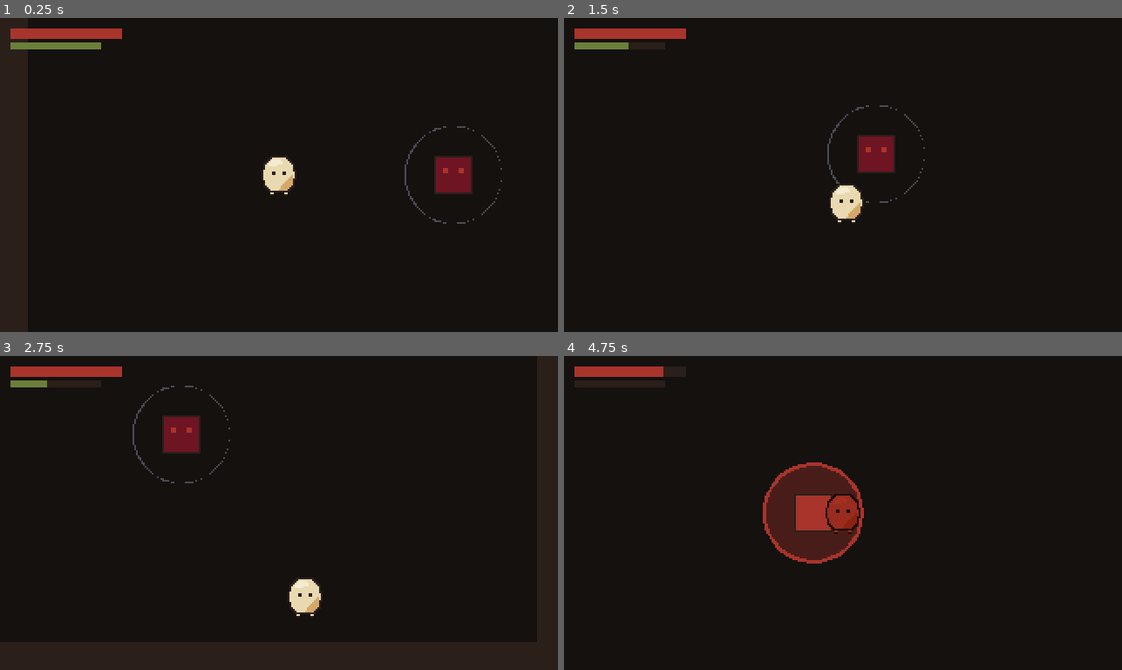
Above: before the commit, frames 1-4 (two rows, left to right).
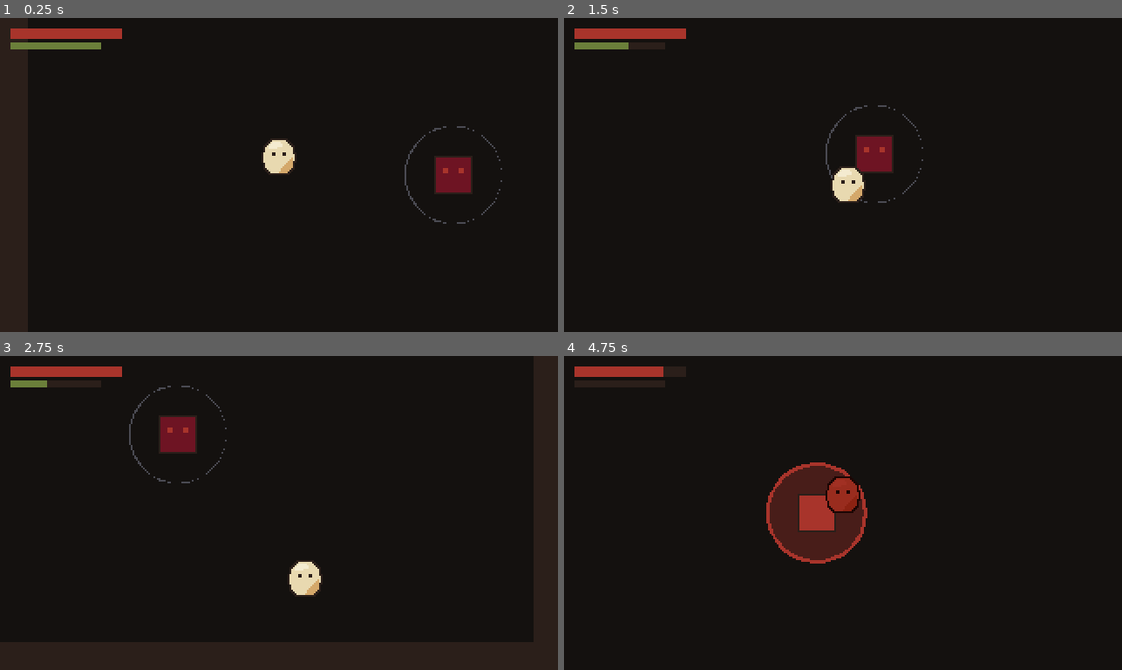
Above: after the commit, the same moments.

Repository: devkhongluong/eggworld
Game: Godot game, scene res://scenes/levels/test_arena.tscn
Same seed, same stepped clock (60 frames per second), same inputs: the game is played once before the commit and once after it.
Inputs:
- Up to frame 1 (0.25 s): no input
- Up to frame 2 (1.5 s): tap Enter at 0.5 s; hold D (move_right) 0.53-1.28 s; tap Space (dodge) at 0.6, 1.35 s; hold S (move_down) from 1.28 s (still down)
- Up to frame 3 (2.75 s): release S (move_down) at 2.03 s; hold D (move_right) from 2.03 s (still down); tap Space (dodge) at 2.1 s
- Up to frame 4 (4.75 s): release D (move_right) at 2.78 s; hold W (move_up) 2.78-3.53 s; tap Space (dodge) at 2.85, 3.6, 4.35 s; hold A (move_left) from 3.53 s (still down)

The runs differ from the first frame. In frame 1, 0.7% of the frame differs, in the area x 47-53%, y 38-57%; in frame 2, 1.0%; in frame 3, 1.2%; in frame 4, 1.5%, in the area x 35-55%, y 33-67%.

Commit message:
feat(combat): standardize player collision to 10x6 and hurtbox to 10x14 from stats.json and update dummy enemy hurtbox targeting

Diff:
--- a/data/stats.json
+++ b/data/stats.json
@@ -17,7 +17,15 @@
     "dodge_cooldown": 0.2,
     "dodge_stamina_cost": 20.0,
     "stamina_recovery_rate": 30.0,
-    "stamina_recovery_delay": 0.35
+    "stamina_recovery_delay": 0.35,
+    "collision_size": [10.0, 6.0],
+    "collision_offset": [0.0, -3.0],
+    "hurtbox_size": [10.0, 14.0],
+    "hurtbox_offset": [0.0, -10.0],
+    "attack_combo_damage": [15, 18, 28],
+    "attack_cooldowns": [0.15, 0.15, 0.45],
+    "combo_window": 0.55,
+    "attack_stamina_costs": [10.0, 12.0, 18.0]
   },
   "dummy_enemy": {
     "max_hp": 50,
--- a/scenes/player/player.tscn
+++ b/scenes/player/player.tscn
@@ -3,13 +3,11 @@
 [ext_resource type="Script" path="res://scripts/player/player.gd" id="1_player"]
 [ext_resource type="Script" path="res://scripts/player/egg_visual.gd" id="2_visual"]
 
-[sub_resource type="CapsuleShape2D" id="CapsuleShape2D_body"]
-radius = 7.0
-height = 18.0
+[sub_resource type="RectangleShape2D" id="RectangleShape2D_col"]
+size = Vector2(10, 6)
 
-[sub_resource type="CapsuleShape2D" id="CapsuleShape2D_hurt"]
-radius = 8.0
-height = 20.0
+[sub_resource type="RectangleShape2D" id="RectangleShape2D_hurt"]
+size = Vector2(10, 14)
 
 [node name="Player" type="CharacterBody2D" groups=["player"]]
 collision_layer = 1
@@ -17,7 +15,8 @@
 script = ExtResource("1_player")
 
 [node name="CollisionShape2D" type="CollisionShape2D" parent="."]
-shape = SubResource("CapsuleShape2D_body")
+position = Vector2(0, -3)
+shape = SubResource("RectangleShape2D_col")
 
 [node name="EggVisual" type="Node2D" parent="."]
 script = ExtResource("2_visual")
@@ -27,4 +26,5 @@
 collision_mask = 0
 
 [node name="CollisionShape2D" type="CollisionShape2D" parent="Hurtbox"]
-shape = SubResource("CapsuleShape2D_hurt")
+position = Vector2(0, -10)
+shape = SubResource("RectangleShape2D_hurt")
--- a/scripts/combat/dummy_enemy.gd
+++ b/scripts/combat/dummy_enemy.gd
@@ -90,11 +90,13 @@
 
 	var overlapping_areas := attack_area.get_overlapping_areas()
 	for area in overlapping_areas:
-		var parent: Node = area.get_parent()
-		if parent != null and parent.has_method("receive_hit"):
-			has_resolved_player_this_attack = true
-			parent.receive_hit(damage, self)
-			break
+		# Chỉ kiểm tra va chạm với Hurtbox, không tương tác với thân vật lý
+		if area.name == "Hurtbox":
+			var parent: Node = area.get_parent()
+			if parent != null and parent.has_method("receive_hit"):
+				has_resolved_player_this_attack = true
+				parent.receive_hit(damage, self)
+				break
 
 func end_attack() -> void:
 	current_state = State.RECOVERY
--- a/scripts/player/egg_visual.gd
+++ b/scripts/player/egg_visual.gd
@@ -1,54 +1,54 @@
 extends Node2D
 
 # Vẽ hình khối tạm của Trứng theo GDD Mục 2, Mục 3 & Mục 4.1:
-# - Thân cao ~20 px, rộng ~16 px
+# - Điểm neo chân tại y = 0 (tọa độ chân chạm đất)
+# - Thân cao ~20 px, rộng ~16 px (từ y = -20 đến y = 0)
 # - Viền Nâu Hầm (NAU_HAM)
 # - Vỏ chính Giấy Da (GIAY_DA)
 # - Vùng sáng Kem (KEM) ở trên-trái
 # - Vùng tối Cát (CAT) ở dưới-phải
-# - Hai mắt chấm Nâu Hầm (NAU_HAM)
-# - Chân tay mảnh
+# - Hai mắt chấm Nâu Hầm (NAU_HAM) ở khoảng 40% tính từ đỉnh (y = -12)
 
 func _draw() -> void:
-	# 1. Chân tạm (mảnh khảnh)
-	draw_rect(Rect2(-5, 8, 2, 4), Palette.NAU_HAM)
-	draw_rect(Rect2(3, 8, 2, 4), Palette.NAU_HAM)
-	draw_rect(Rect2(-5, 8, 2, 3), Palette.GIAY_DA)
-	draw_rect(Rect2(3, 8, 2, 3), Palette.GIAY_DA)
+	# 1. Chân tạm (sát đất y = 0)
+	draw_rect(Rect2(-5, -2, 2, 2), Palette.NAU_HAM)
+	draw_rect(Rect2(3, -2, 2, 2), Palette.NAU_HAM)
+	draw_rect(Rect2(-5, -2, 2, 1), Palette.GIAY_DA)
+	draw_rect(Rect2(3, -2, 2, 1), Palette.GIAY_DA)
 
-	# 2. Viền ngoài quả trứng (Nâu Hầm)
+	# 2. Viền ngoài quả trứng (Nâu Hầm) từ y = -21 đến y = -1
 	var outline_points: PackedVector2Array = PackedVector2Array([
-		Vector2(-5, -11), Vector2(5, -11),
-		Vector2(9, -6), Vector2(10, 0), Vector2(9, 6),
-		Vector2(6, 10), Vector2(-6, 10),
-		Vector2(-9, 6), Vector2(-10, 0), Vector2(-9, -6)
+		Vector2(-5, -21), Vector2(5, -21),
+		Vector2(9, -16), Vector2(10, -10), Vector2(9, -4),
+		Vector2(6, 0), Vector2(-6, 0),
+		Vector2(-9, -4), Vector2(-10, -10), Vector2(-9, -16)
 	])
 	draw_colored_polygon(outline_points, Palette.NAU_HAM)
 
-	# 3. Lõi thân vỏ trứng (Giấy Da)
+	# 3. Lõi thân vỏ trứng (Giấy Da) từ y = -20 đến y = -1
 	var body_points: PackedVector2Array = PackedVector2Array([
-		Vector2(-4, -10), Vector2(4, -10),
-		Vector2(8, -5), Vector2(9, 0), Vector2(8, 5),
-		Vector2(5, 9), Vector2(-5, 9),
-		Vector2(-8, 5), Vector2(-9, 0), Vector2(-8, -5)
+		Vector2(-4, -20), Vector2(4, -20),
+		Vector2(8, -15), Vector2(9, -10), Vector2(8, -5),
+		Vector2(5, -1), Vector2(-5, -1),
+		Vector2(-8, -5), Vector2(-9, -10), Vector2(-8, -15)
 	])
 	draw_colored_polygon(body_points, Palette.GIAY_DA)
 
 	# 4. Vùng tối dưới-phải (Cát)
 	var shadow_points: PackedVector2Array = PackedVector2Array([
-		Vector2(3, 4), Vector2(8, 0), Vector2(8, 5),
-		Vector2(5, 9), Vector2(0, 9)
+		Vector2(3, -6), Vector2(8, -10), Vector2(8, -5),
+		Vector2(5, -1), Vector2(0, -1)
 	])
 	draw_colored_polygon(shadow_points, Palette.CAT)
 
 	# 5. Vùng sáng trên-trái (Kem)
 	var highlight_points: PackedVector2Array = PackedVector2Array([
-		Vector2(-3, -9), Vector2(1, -9),
-		Vector2(3, -7), Vector2(-2, -5),
-		Vector2(-6, -5), Vector2(-6, -7)
+		Vector2(-3, -19), Vector2(1, -19),
+		Vector2(3, -17), Vector2(-2, -15),
+		Vector2(-6, -15), Vector2(-6, -17)
 	])
 	draw_colored_polygon(highlight_points, Palette.KEM)
 
-	# 6. Hai chấm mắt Nâu Hầm (1-2 px)
-	draw_rect(Rect2(-4, -2, 2, 2), Palette.NAU_HAM)
-	draw_rect(Rect2(2, -2, 2, 2), Palette.NAU_HAM)
+	# 6. Hai chấm mắt Nâu Hầm (1x2 px, cách nhau 5 px, ở khoảng 40% chiều cao thân)
+	draw_rect(Rect2(-4, -13, 2, 2), Palette.NAU_HAM)
+	draw_rect(Rect2(2, -13, 2, 2), Palette.NAU_HAM)
--- a/scripts/player/player.gd
+++ b/scripts/player/player.gd
@@ -64,6 +64,26 @@
 	dodge_stamina_cost = float(GameData.get_stat("player", "dodge_stamina_cost", 20.0))
 	stamina_recovery_rate = float(GameData.get_stat("player", "stamina_recovery_rate", 30.0))
 	stamina_recovery_delay = float(GameData.get_stat("player", "stamina_recovery_delay", 0.35))
+
+	# Nạp kích thước và vị trí Collision (10x6 sát chân) & Hurtbox (10x14 giữa thân) từ stats.json
+	var col_size: Array = GameData.get_stat("player", "collision_size", [10.0, 6.0])
+	var col_offset: Array = GameData.get_stat("player", "collision_offset", [0.0, -3.0])
+	var hurt_size: Array = GameData.get_stat("player", "hurtbox_size", [10.0, 14.0])
+	var hurt_offset: Array = GameData.get_stat("player", "hurtbox_offset", [0.0, -10.0])
+
+	if collision_shape != null:
+		var col_rect := RectangleShape2D.new()
+		col_rect.size = Vector2(col_size[0], col_size[1])
+		collision_shape.shape = col_rect
+		collision_shape.position = Vector2(col_offset[0], col_offset[1])
+
+	if hurtbox != null:
+		var hurt_col: CollisionShape2D = hurtbox.get_node_or_null("CollisionShape2D")
+		if hurt_col != null:
+			var hurt_rect := RectangleShape2D.new()
+			hurt_rect.size = Vector2(hurt_size[0], hurt_size[1])
+			hurt_col.shape = hurt_rect
+			hurt_col.position = Vector2(hurt_offset[0], hurt_offset[1])
 
 func _physics_process(delta: float) -> void:
 	if is_dead:
Not shown: 1 places in scenes/enemies/dummy_enemy.tscn that only renumber resources
Not shown, added: scenes/levels/test_arena.gd.uid
Not shown: 1 places in scenes/levels/test_arena.tscn that only renumber resources
Not shown: 1 places in scenes/ui/hud.tscn that only renumber resources
Not shown, added: scripts/combat/dummy_enemy.gd.uid
Not shown, added: scripts/combat/enemy_visual.gd.uid
Not shown, added: scripts/player/egg_visual.gd.uid
Not shown, added: scripts/player/player.gd.uid
Not shown, added: scripts/ui/hud.gd.uid
Not shown, added: docs/CHARACTER_SPEC.md
